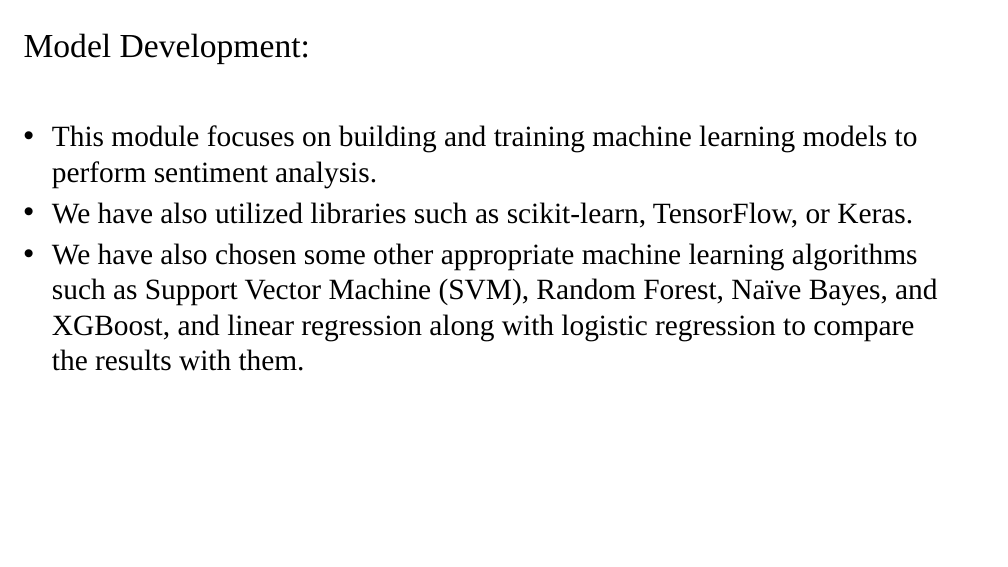
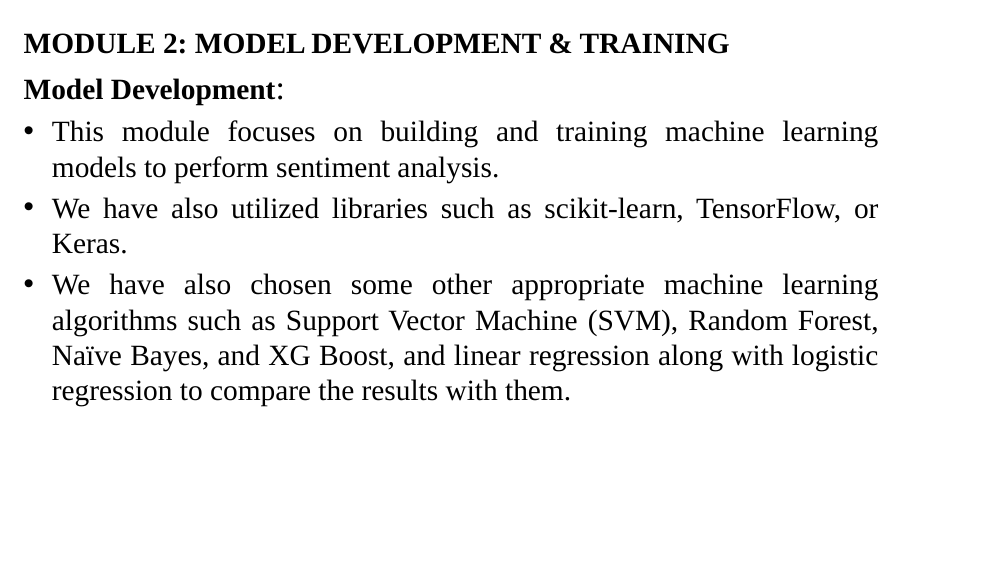
Before and after one commit to jes1326/Jeswanth_Puducherry_Tecnological_University, a slide deck: slide 13 of coappsinternship.pptx. Drawn at 1008x567 pixels with LibreOffice and Linux fonts; fonts in the diff are those of the drawing; background and template pictures are left out. Boxes give left, top, right and bottom in pixels: in the first picture for what was removed or moved away, otherwise in the second. Text is boxed around its words. In the diff, an @@ line names an element or a change of style, - is before the commit and + after.

```diff
--- a/coappsinternship.pptx
+++ b/coappsinternship.pptx
@@ text at [24,33,730,54]: paragraph added @@
+MODULE 2: MODEL DEVELOPMENT & TRAINING
@@ text at [24,78,878,254]: size 32 to 28 pt, bold on in "Model Development:"; alignment left to justified @@
@@ text at [52,273,879,407]: text changed @@
-• We have also chosen some other appropriate machine learning algorithms such as Support Vector Machine (SVM), Random Forest, Naïve Bayes, and XGBoost, and linear regression along with logistic regression to compare the results with them.
+• We have also chosen some other appropriate machine learning algorithms such as Support Vector Machine (SVM), Random Forest, Naïve Bayes, and XG Boost, and linear regression along with logistic regression to compare the results with them.
```
Also in this commit, not shown: 17 other slides changed.
